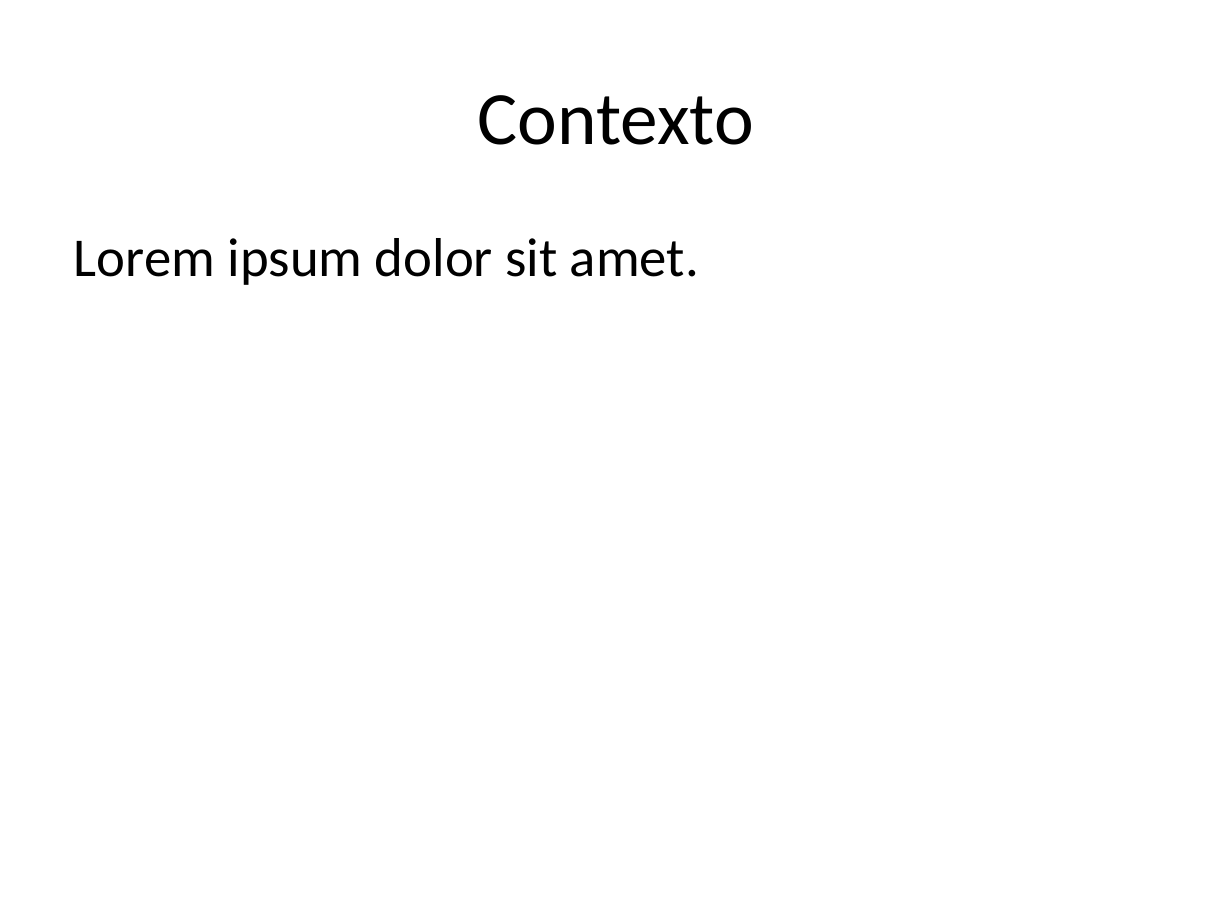
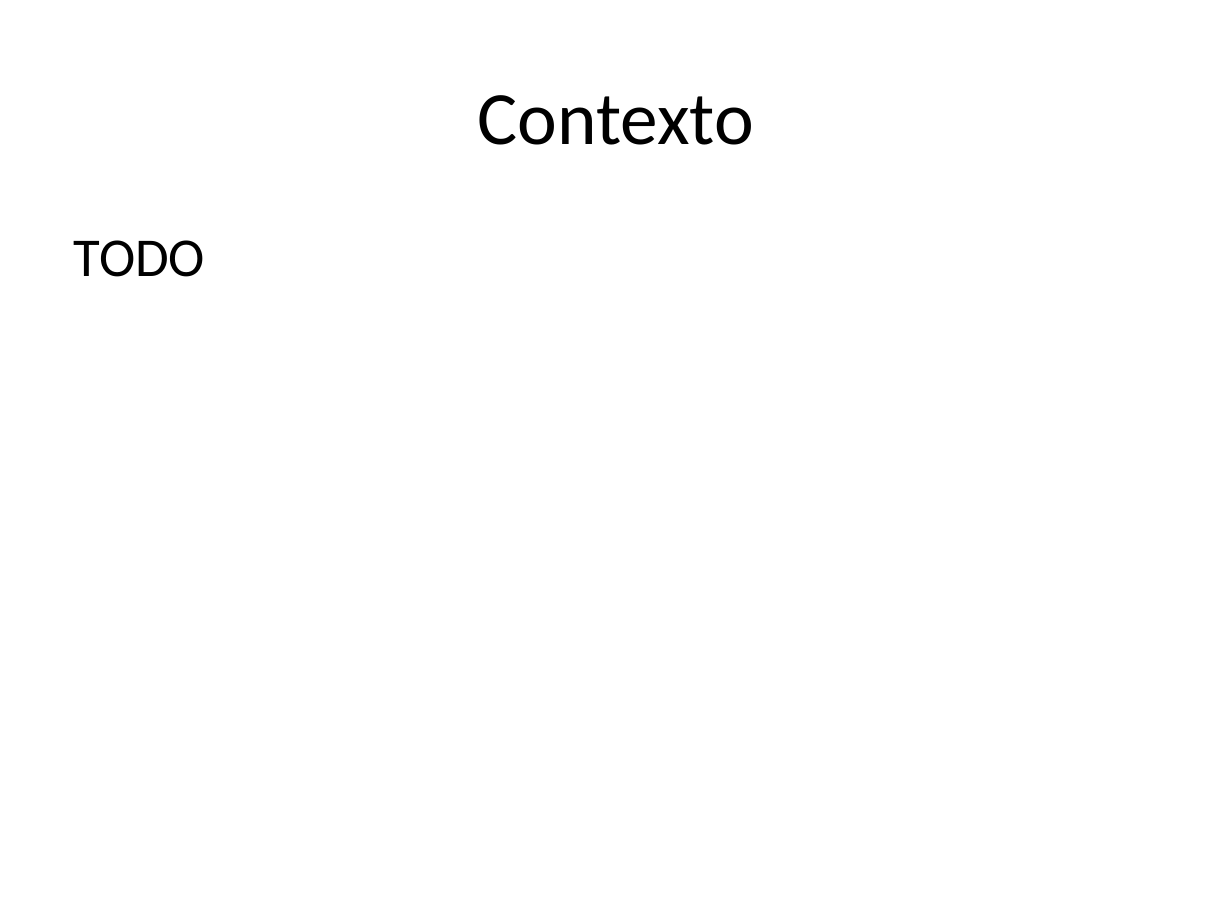
Before and after one commit to Meshotron2/comunication, a slide deck: slide 2 of m1-presentation/presentation.pptx. Drawn at 1232x924 pixels with LibreOffice and Linux fonts; fonts in the diff are those of the drawing. Boxes give left, top, right and bottom in pixels: in the first picture for what was removed or moved away, otherwise in the second. Text is boxed around its words. In the diff, an @@ line names an element or a change of style, - is before the commit and + after.

```diff
--- a/m1-presentation/presentation.pptx
+++ b/m1-presentation/presentation.pptx
@@ text at box(74, 240, 205, 277): text changed @@
-Lorem ipsum dolor sit amet.
+TODO
```
Also in this commit, not shown: 3 other slides changed, 4 slides added, 4 slides removed, 2 other files.
